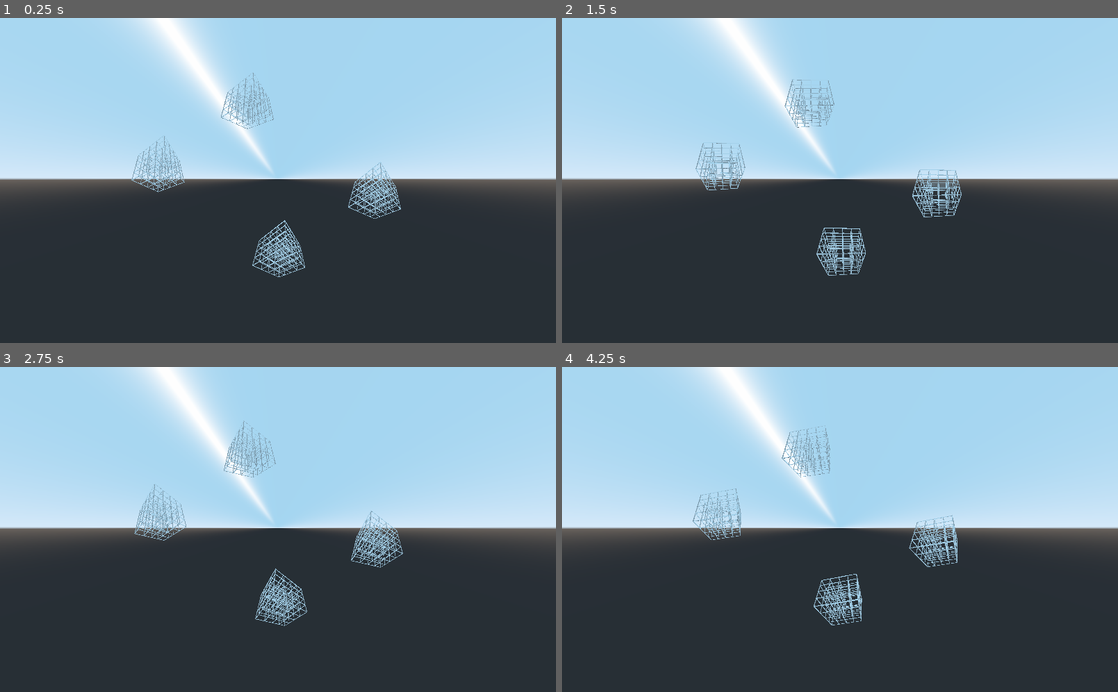
Above: before the commit, frames 1-4 (two rows, left to right).
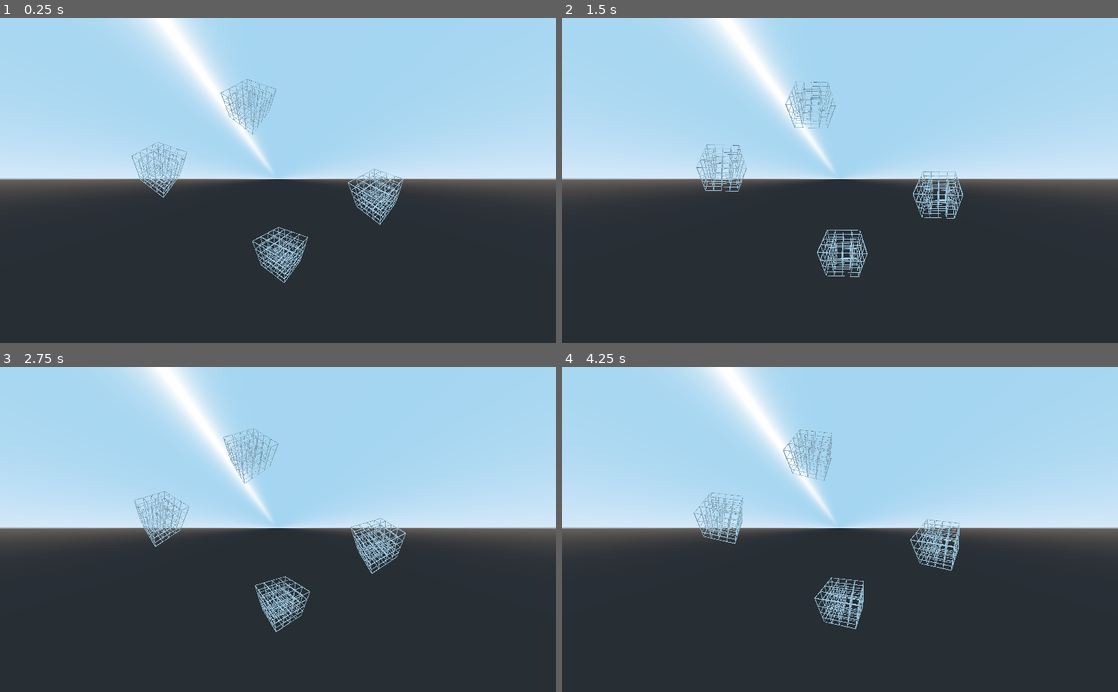
Above: after the commit, the same moments.

Repository: EamonnMR/galactic-night
Game: Godot game, scene res://main.tscn
Same seed, same stepped clock (60 frames per second), same inputs: the game is played once before the commit and once after it.
Inputs:
- Up to frame 1 (0.25 s): no input
- Up to frame 2 (1.5 s): no input
- Up to frame 3 (2.75 s): no input
- Up to frame 4 (4.25 s): no input

The runs differ from the first frame. In frame 1, 2.5% of the frame differs, in the area x 23-73%, y 16-82%; in frame 2, 2.3%; in frame 3, 2.5%, in the area x 24-73%, y 16-82%; in frame 4, 2.5%.

Commit message:
Heavy handed hardcoding for the win
This just directly applys the camera's euler rotation to the rotation.

Keeping it simple, however, pays off.

We could probably derive the angles from the camera's basis,
but I'll leave that as an excercise to the reader.

Diff:
--- a/MeshInstance.gd
+++ b/MeshInstance.gd
@@ -1,19 +1,12 @@
 extends MeshInstance
-
-export var camera_distance: float = 4.0
-export var camera_position = Vector3(-1,1,1)
 
 func _process(delta):
 	rotate_y(delta * 0.5)
 
-	var cam_xform = Transform(get_viewport().get_camera().global_transform.basis).inverse()
-	var xform = Transform(global_transform.basis).rotated(Vector3(0,1,0), PI/2)
-	var offset = Transform().rotated(Vector3(0,1,0), PI)
+	var xform = \
+		Transform(global_transform.basis)\
+		.rotated(Vector3(0,1,0), PI/4)\
+		.rotated(Vector3(1,0,0), PI/4)
+
 	get_surface_material(0).set_shader_param("xform", xform)
 	get_surface_material(0).set_shader_param("inv_xform", xform.inverse())
-
-	get_surface_material(0).set_shader_param("cam_xform", cam_xform)
-	get_surface_material(0).set_shader_param("inv_cam_xform", cam_xform.inverse())
-
-	get_surface_material(0).set_shader_param("offset", offset)
-	get_surface_material(0).set_shader_param("inv_offset", offset.inverse())
--- a/main.tscn
+++ b/main.tscn
@@ -8,40 +8,24 @@
 shader = ExtResource( 1 )
 shader_param/xform = null
 shader_param/inv_xform = null
-shader_param/cam_xform = null
-shader_param/inv_cam_xform = null
-shader_param/offset = null
-shader_param/inv_offset = null
 shader_param/S = 0.5
 
 [sub_resource type="ShaderMaterial" id=2]
 shader = ExtResource( 1 )
 shader_param/xform = null
 shader_param/inv_xform = null
-shader_param/cam_xform = null
-shader_param/inv_cam_xform = null
-shader_param/offset = null
-shader_param/inv_offset = null
 shader_param/S = 0.5
 
 [sub_resource type="ShaderMaterial" id=3]
 shader = ExtResource( 1 )
 shader_param/xform = null
 shader_param/inv_xform = null
-shader_param/cam_xform = null
-shader_param/inv_cam_xform = null
-shader_param/offset = null
-shader_param/inv_offset = null
 shader_param/S = 0.5
 
 [sub_resource type="ShaderMaterial" id=4]
 shader = ExtResource( 1 )
 shader_param/xform = null
 shader_param/inv_xform = null
-shader_param/cam_xform = null
-shader_param/inv_cam_xform = null
-shader_param/offset = null
-shader_param/inv_offset = null
 shader_param/S = 0.5
 
 [node name="Spatial" type="Spatial"]
--- a/perspective.gdshader
+++ b/perspective.gdshader
@@ -1,10 +1,6 @@
 shader_type spatial;
 uniform mat4 xform;
 uniform mat4 inv_xform;
-uniform mat4 cam_xform;
-uniform mat4 inv_cam_xform;
-uniform mat4 offset;
-uniform mat4 inv_offset;
 uniform float S = 0.5;
 
 void vertex() {
@@ -17,19 +13,12 @@
 		vec4(0,0,0,1)
 	);
 	vec4 tmpvertex = vec4(VERTEX, 1);
-	tmpvertex = offset * tmpvertex;
 
-	tmpvertex = inv_xform * tmpvertex;
-
-	tmpvertex = inv_cam_xform * tmpvertex;
-
-	tmpvertex = projection * tmpvertex;
-
-	tmpvertex = cam_xform * tmpvertex;
-
-	tmpvertex = inv_xform * tmpvertex;
-
-	tmpvertex = inv_offset * tmpvertex;
+	tmpvertex =
+		inv_xform *
+		projection *
+		xform *
+		tmpvertex;
 
 	VERTEX = tmpvertex.xyz / tmpvertex.w;
 }
